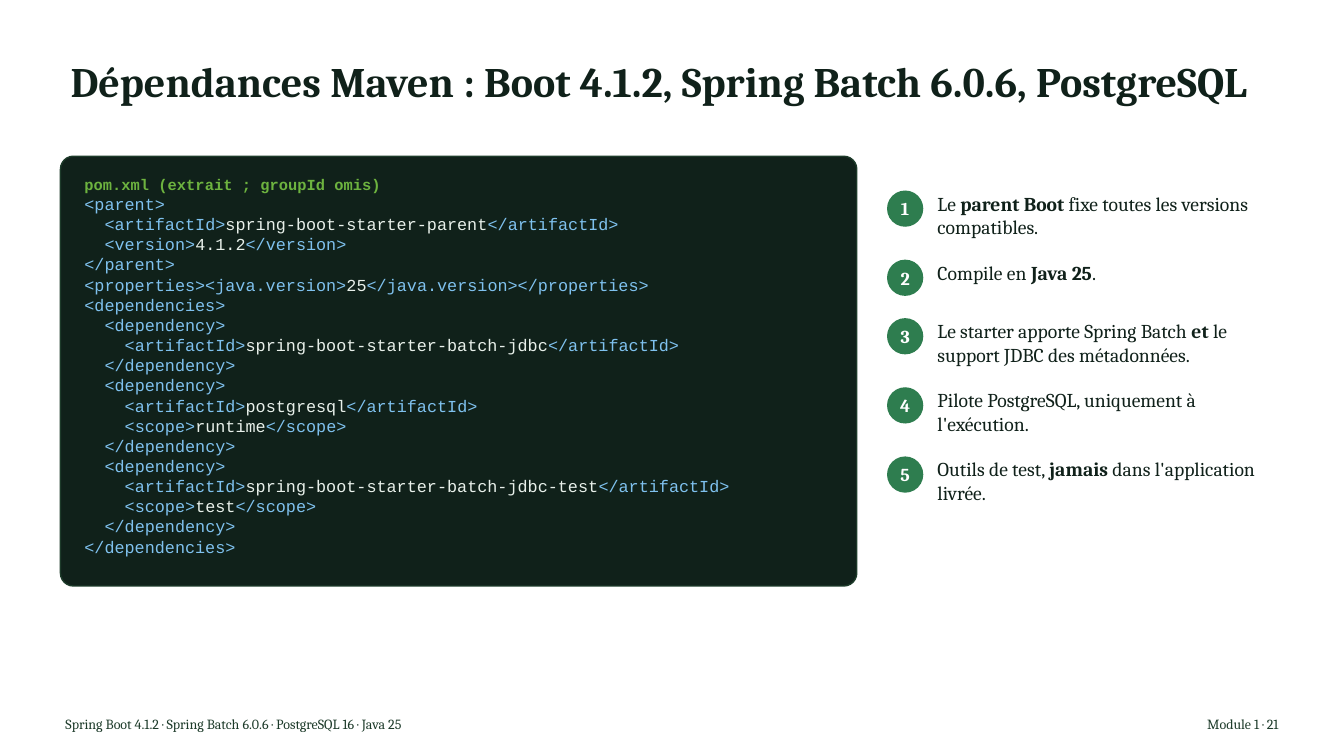
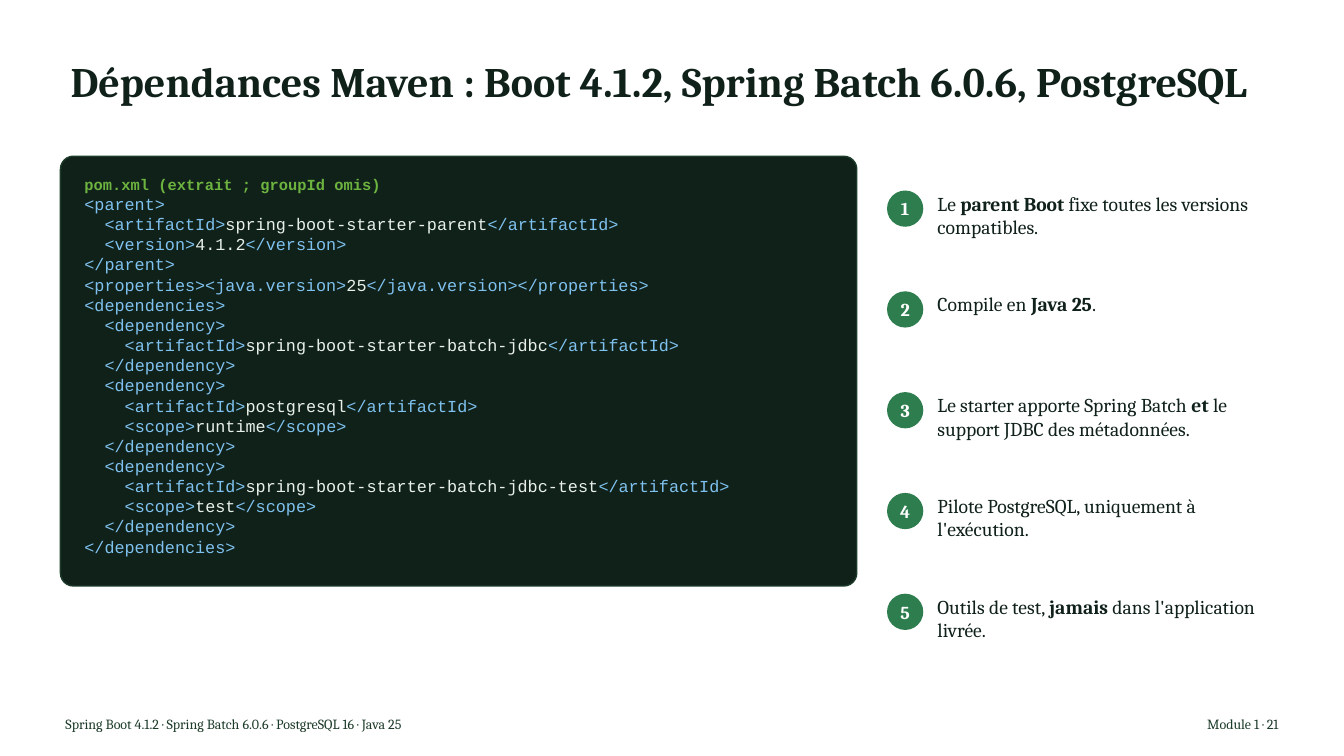
Before and after one commit to NaoufalHightech/tp-spring-batch, a slide deck: slide 18 of pptx/build/Spring_Batch_Module_1.pptx. Drawn at 1344x756 pixels with LibreOffice and Linux fonts; fonts in the diff are those of the drawing. Boxes give left, top, right and bottom in pixels: in the first picture for what was removed or moved away, otherwise in the second. Text is boxed around its words. In the diff, an @@ line names an element or a change of style, - is before the commit and + after.

```diff
--- a/pptx/build/Spring_Batch_Module_1.pptx
+++ b/pptx/build/Spring_Batch_Module_1.pptx
@@ ellipse "2": place and size @@
-ellipse "2" at bbox=[887, 260, 924, 296]
+ellipse "2" at bbox=[887, 291, 924, 328]
@@ text "Compile en Java 25.": place and size @@
-text "Compile en Java 25." at bbox=[937, 266, 1096, 284]
+text "Compile en Java 25." at bbox=[937, 297, 1096, 315]
@@ text "Le starter apporte Spring Batch ...": place and size @@
-text "Le starter apporte Spring Batch ..." at bbox=[937, 324, 1227, 366]
+text "Le starter apporte Spring Batch ..." at bbox=[937, 398, 1227, 440]
@@ ellipse "3": place and size @@
-ellipse "3" at bbox=[887, 319, 924, 355]
+ellipse "3" at bbox=[887, 392, 924, 429]
@@ ellipse "4": place and size @@
-ellipse "4" at bbox=[887, 387, 924, 423]
+ellipse "4" at bbox=[887, 493, 924, 529]
@@ text "Pilote PostgreSQL, uniquement à l'exécution.": place and size @@
-text "Pilote PostgreSQL, uniquement à l'exécution." at bbox=[937, 393, 1196, 432]
+text "Pilote PostgreSQL, uniquement à l'exécution." at bbox=[937, 499, 1196, 537]
@@ ellipse "5": place and size @@
-ellipse "5" at bbox=[887, 457, 924, 493]
+ellipse "5" at bbox=[887, 594, 924, 630]
@@ text "Outils de test, jamais dans ...": place and size @@
-text "Outils de test, jamais dans ..." at bbox=[937, 462, 1255, 500]
+text "Outils de test, jamais dans ..." at bbox=[937, 600, 1255, 637]
```
Also in this commit, not shown: 22 other slides changed, 10 other files.
